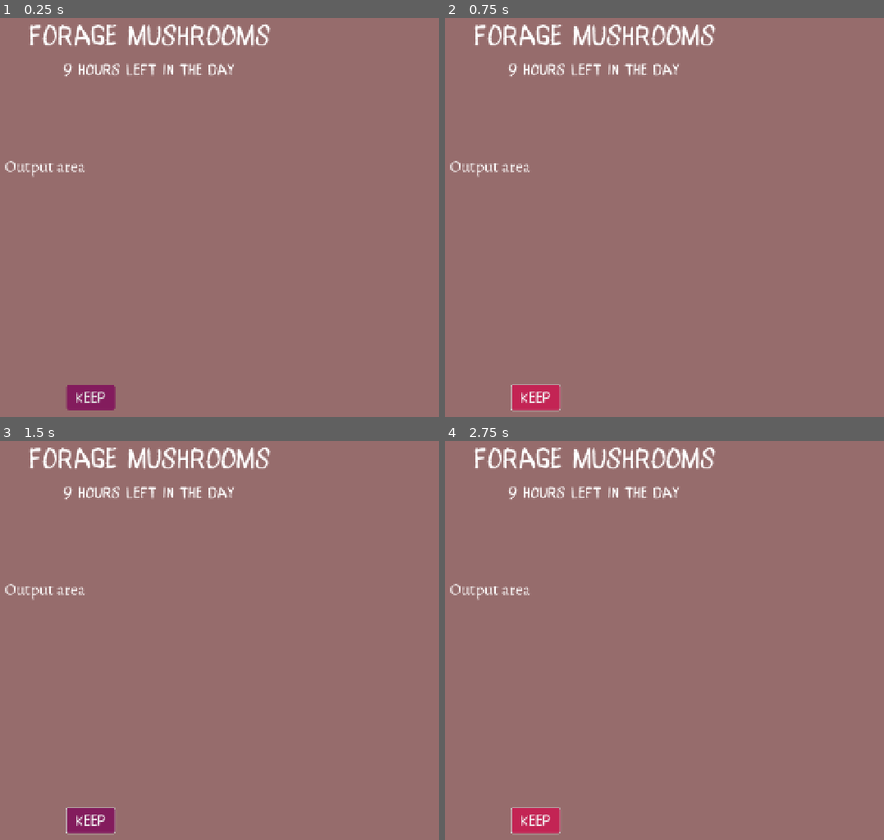
Above: before the commit, frames 1-4 (two rows, left to right).
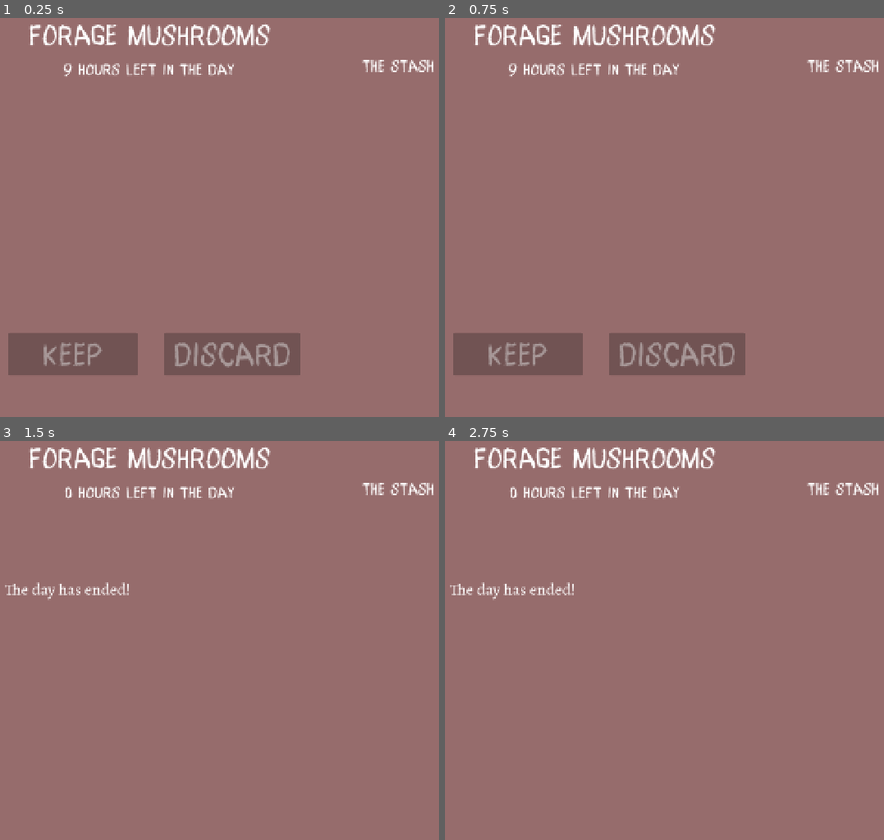
Above: after the commit, the same moments.

Repository: hawkstein/gdwj81-expedition
Game: Godot game, scene res://foraging/forage.tscn
The game is run twice, just before and just after one commit, with the same random seed, the same clock (stepped at 60 frames per second) and the same inputs. This scene is started directly instead of the project's main scene.
Inputs (mouse positions are in pixels of both pictures, inside the frame that each line leads up to):
- Up to frame 1 (0.25 s): no input
- Up to frame 2 (0.75 s): click (537, 397) at 0.5 s, where only the run before the commit has a clickable "Keep"
- Up to frame 3 (1.5 s): click (232, 776) at 1.25 s, where only the run after the commit has a clickable "Discard"
- Up to frame 4 (2.75 s): click (537, 820) at 2 s, where only the run before the commit has a clickable "Keep"

The runs differ from the first frame. In frame 1, 7.2% of the frame differs, in the area x 1-99%, y 10-99%; in frame 2, 7.2%; in frame 3, 1.4%; in frame 4, 1.5%.
Error before the commit: Out of bounds get index '0' (on base: 'Array') (res://game_manager.gd:65)
Error after the commit: Out of bounds get index '0' (on base: 'Array') (res://game_manager.gd:63)

Commit message:
add discovery

Diff:
--- a/foraging/forage.gd
+++ b/foraging/forage.gd
@@ -1,6 +1,9 @@
 extends Control
 @onready var output: Label = $Output
 @onready var hours_label: Label = $HoursLabel
+@onready var keep_button: Button = $KeepButton
+@onready var discard_button: Button = $DiscardButton
+@onready var stash_info_label: Label = $StashInfoLabel
 
 # get mushroom info for this forest
 # get the selected band of goblins
@@ -14,7 +17,8 @@
 var goblins:Array[Goblin]
 var time_taken := 0.0
 var queue = []
-#var count = {}
+var next
+var stash = {}
 
 func _ready() -> void:
 	forest = GameManager.get_selected_forest()
@@ -28,6 +32,10 @@
 				queue_forager(time_taken)
 
 func queue_forager(start_time:float) -> void:
+	var finish_time = snappedf(time_taken + 1.8 + randf_range(0, 0.4), 0.25)
+	# TODO: add queue time based on level
+	if (finish_time > 9.0):
+		return
 	# are there any unidentified shrooms
 	var mushrooms = forest.mushrooms.duplicate(true)
 	var unidentified = mushrooms.filter(func(chance:Array): return not GameManager.identified_mushrooms.has(chance[1]))
@@ -39,8 +47,6 @@
 			var u_shroom = unidentified[i]
 			chance_redistribution += u_shroom[0]/2
 			u_shroom[0] = u_shroom[0]/2
-		print(unidentified)
-		print("chance redistribution: {0}".format([chance_redistribution]))
 		var split = chance_redistribution / identified.size()
 		for known in identified:
 			known[0] += split
@@ -61,16 +67,50 @@
 	var found_shroom = samples[result]
 	var f_name = found_shroom[1]
 	#count.set(f_name, count.get_or_add(f_name, 0) + 1)
-	var finish_time = snappedf(time_taken + 1.8 + randf_range(0, 0.4), 0.25)
-	queue.append({ "finish_time":finish_time, "mushroom":f_name, "goblin":Goblin.GoblinType.FORAGER })
-	# add queue time based on level
+	queue.append({ "finish_time":finish_time, "mushroom":f_name, "type":Goblin.GoblinType.FORAGER })
+	queue.sort_custom(func(a,b): return a.finish_time < b.finish_time)
 
 func _on_start_timer_timeout() -> void:
+	keep_button.disabled = false
+	discard_button.disabled = false
 	pop_queue()
 
 func pop_queue() -> void:
-	var next = queue.pop_front()
-	time_taken += next.finish_time
+	next = queue.pop_front()
+	if next.finish_time > time_taken:
+		time_taken = next.finish_time
 	var hours_left = 9 - time_taken
 	hours_label.text = "{0} hours left in the day".format([hours_left])
-	output.text = "Found some {0}!".format([next.mushroom])
+	var known = GameManager.check_mushroom_discovery(next.mushroom)
+	if known:
+		output.text = "Found some {0}!".format([next.mushroom])
+	else:
+		output.text = "Found an unknown mushroom!\n\nWe think it's {0}".format([next.mushroom])
+	match next.type:
+			Goblin.GoblinType.FORAGER:
+				queue_forager(time_taken)
+
+func check_finished_then_pop() -> void:
+	if not queue.is_empty():
+		pop_queue()
+	else:
+		output.text = "The day has ended!"
+		hours_label.text = "0 hours left in the day"
+		keep_button.visible = false
+		discard_button.visible = false
+
+func _on_keep_button_pressed() -> void:
+	stash.set(next.mushroom, stash.get_or_add(next.mushroom, 0) + 1)
+	var stash_text = ""
+	for shroom in stash:
+		stash_text += "{0} : {1}\n".format([shroom, stash[shroom]])
+	stash_info_label.text = stash_text
+	next = null
+	output.text = ""
+	check_finished_then_pop()
+
+
+func _on_discard_button_pressed() -> void:
+	next = null
+	output.text = ""
+	check_finished_then_pop()
--- a/foraging/forage.tscn
+++ b/foraging/forage.tscn
@@ -60,7 +60,6 @@
 offset_bottom = 615.0
 theme = ExtResource("1_2kehg")
 theme_override_fonts/font = ExtResource("3_8qj6t")
-text = "Output area"
 autowrap_mode = 2
 
 [node name="KeepButton" type="Button" parent="."]
@@ -70,18 +69,68 @@
 anchor_top = 1.0
 anchor_right = 0.5
 anchor_bottom = 1.0
-offset_left = -181.0
-offset_top = -176.0
-offset_right = -74.0
-offset_bottom = -124.0
+offset_left = -309.0
+offset_top = -293.0
+offset_right = -25.0
+offset_bottom = -200.0
 grow_horizontal = 2
 grow_vertical = 0
 theme = ExtResource("1_2kehg")
+theme_override_font_sizes/font_size = 72
+disabled = true
 text = "Keep
+"
+
+[node name="DiscardButton" type="Button" parent="."]
+layout_mode = 1
+anchors_preset = 7
+anchor_left = 0.5
+anchor_top = 1.0
+anchor_right = 0.5
+anchor_bottom = 1.0
+offset_left = 34.0
+offset_top = -293.0
+offset_right = 331.0
+offset_bottom = -200.0
+grow_horizontal = 2
+grow_vertical = 0
+theme = ExtResource("1_2kehg")
+theme_override_font_sizes/font_size = 72
+disabled = true
+text = "Discard
 "
 
 [node name="StartTimer" type="Timer" parent="."]
 one_shot = true
 autostart = true
 
+[node name="StashTitleLabel" type="Label" parent="."]
+layout_mode = 1
+anchors_preset = 1
+anchor_left = 1.0
+anchor_right = 1.0
+offset_left = -252.0
+offset_top = 124.0
+offset_right = -94.0
+offset_bottom = 166.0
+grow_horizontal = 0
+theme = ExtResource("1_2kehg")
+text = "The stash"
+
+[node name="StashInfoLabel" type="Label" parent="."]
+layout_mode = 1
+anchors_preset = 1
+anchor_left = 1.0
+anchor_right = 1.0
+offset_left = -288.0
+offset_top = 195.0
+offset_right = -27.0
+offset_bottom = 560.0
+grow_horizontal = 0
+theme = ExtResource("1_2kehg")
+theme_override_fonts/font = ExtResource("3_8qj6t")
+autowrap_mode = 2
+
+[connection signal="pressed" from="KeepButton" to="." method="_on_keep_button_pressed"]
+[connection signal="pressed" from="DiscardButton" to="." method="_on_discard_button_pressed"]
 [connection signal="timeout" from="StartTimer" to="." method="_on_start_timer_timeout"]
--- a/game_manager.gd
+++ b/game_manager.gd
@@ -46,17 +46,15 @@
 
 	setup_maps()
 	setup_prices()
-
 #	TODO: add market mods
-
 	pick_griffen_location()
+	recruit_band()
 
 	#print("useless shrooms")
 	#print(useless_shrooms)
 	#print("\n")
-	print_locations()
+	#print_locations()
 	#print_prices()
-	recruit_band()
 
 func select_forest(location_index:int, forest_index:int) -> void:
 	forest_selection = [location_index, forest_index]
@@ -236,6 +234,13 @@
 			info_text = "Guzzler Lvl {0}\n".format([goblin.level])
 	return info_text
 
+func check_mushroom_discovery(p_mushroom:String) -> bool:
+	if identified_mushrooms.has(p_mushroom):
+		return true
+	else:
+		identified_mushrooms.append(p_mushroom)
+		return false
+
 func print_locations():
 	for location in locations:
 		print(location.display_name)
